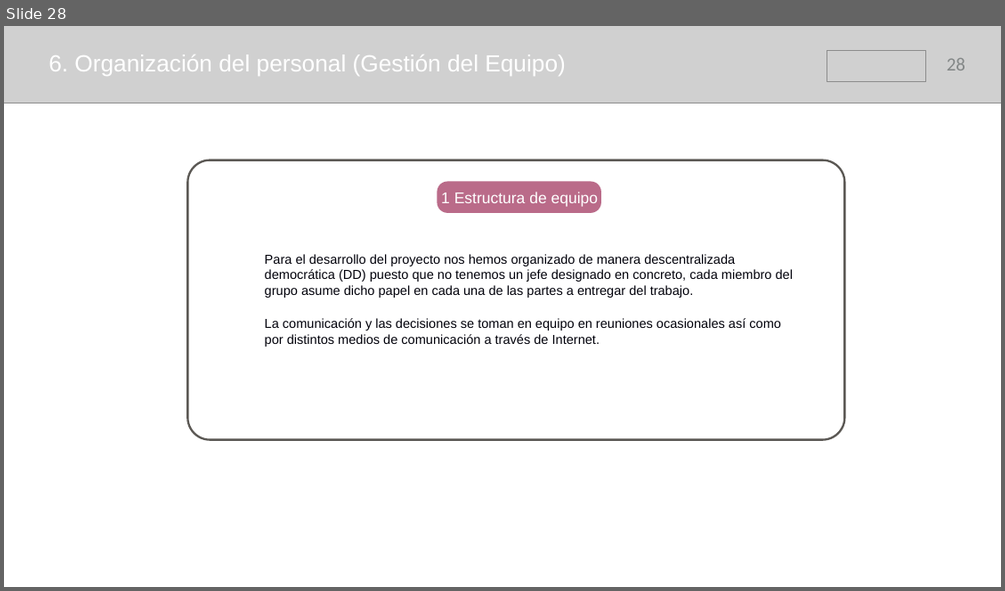
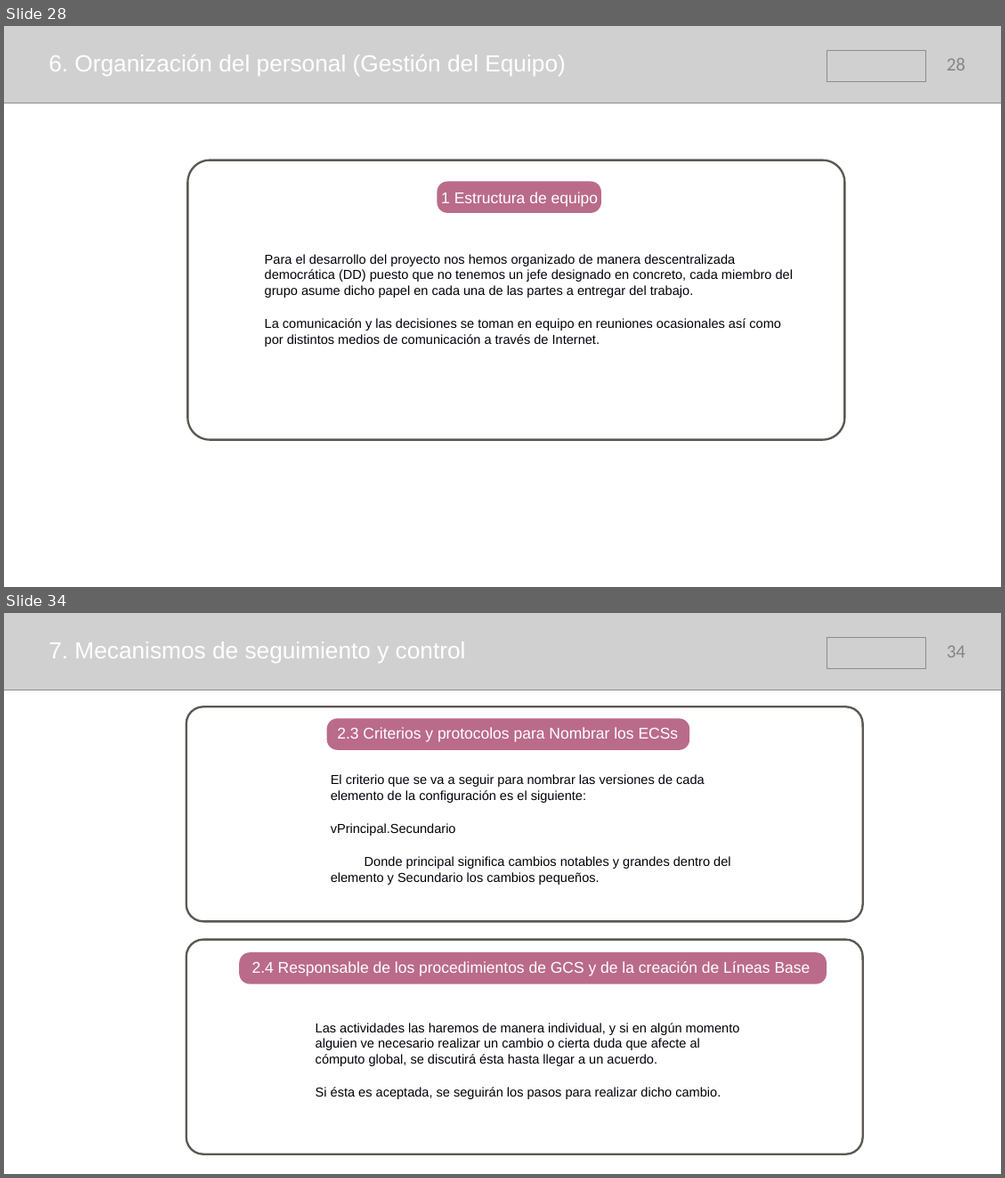
Before and after one commit to samusolo/iDoctor, a slide deck: Plan de proyecto.pptx. Shown one above the other, each under a label of ours: slide 28 before the commit, slides 28 and 34 after it; the slides between them are not shown. The pictures are 1005x591 and 1005x1178 pixels, drawn with LibreOffice and Linux fonts; fonts in the diff are those of the drawing; grey boxes stand for pictures. Boxes give left, top, right and bottom in pixels: in the first picture for what was removed or moved away, otherwise in the second. Text is boxed around its words. In the diff, an @@ line names an element or a change of style, - is before the commit and + after.

```diff
--- a/Plan de proyecto.pptx
+++ b/Plan de proyecto.pptx
@@ slide 34 added at (4, 613, 1001, 1174), background #FFFFFF @@
@@ picture added at (4, 613, 1001, 690) @@
@@ picture added at (826, 637, 925, 669) @@
@@ text added at (48, 641, 466, 663), 45 pt, text #FFFFFF @@
+7. Mecanismos de seguimiento y control
@@ page number added at (947, 645, 965, 657), 36 pt, text #838787 @@
+34
@@ rounded rectangle added at (186, 706, 863, 921), outline #5B5854 4 pt @@
@@ rounded rectangle added at (326, 718, 689, 750), fill #BA6B89 @@
@@ text added at (337, 727, 679, 742), 30 pt, text #FFFFFF @@
+2.3 Criterios y protocolos para Nombrar los ECSs
@@ text added at (331, 774, 730, 884), 25 pt, text #00000A @@
+El criterio que se va a seguir para nombrar las versiones de cada elemento de la configuración es el siguiente:
+vPrincipal.Secundario
+Donde principal significa cambios notables y grandes dentro del elemento y Secundario los cambios pequeños.
@@ rounded rectangle added at (186, 940, 863, 1154), outline #5B5854 4 pt @@
@@ rounded rectangle added at (239, 952, 826, 984), fill #BA6B89 @@
@@ text added at (252, 961, 810, 976), 30 pt, text #FFFFFF @@
+2.4 Responsable de los procedimientos de GCS y de la creación de Líneas Base
@@ text added at (316, 1022, 740, 1099), 25 pt, text #00000A @@
+Las actividades las haremos de manera individual, y si en algún momento alguien ve necesario realizar un cambio o cierta duda que afecte al cómputo global, se discutirá ésta hasta llegar a un acuerdo.
+Si ésta es aceptada, se seguirán los pasos para realizar dicho cambio.
```
Also in this commit, not shown: 2 slides changed, 5 other slides added.
